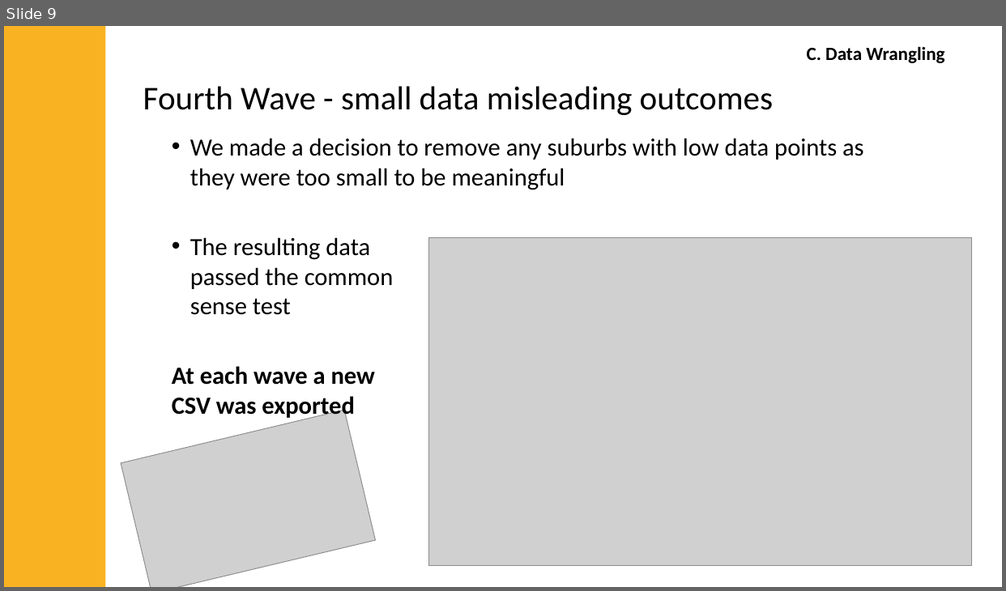
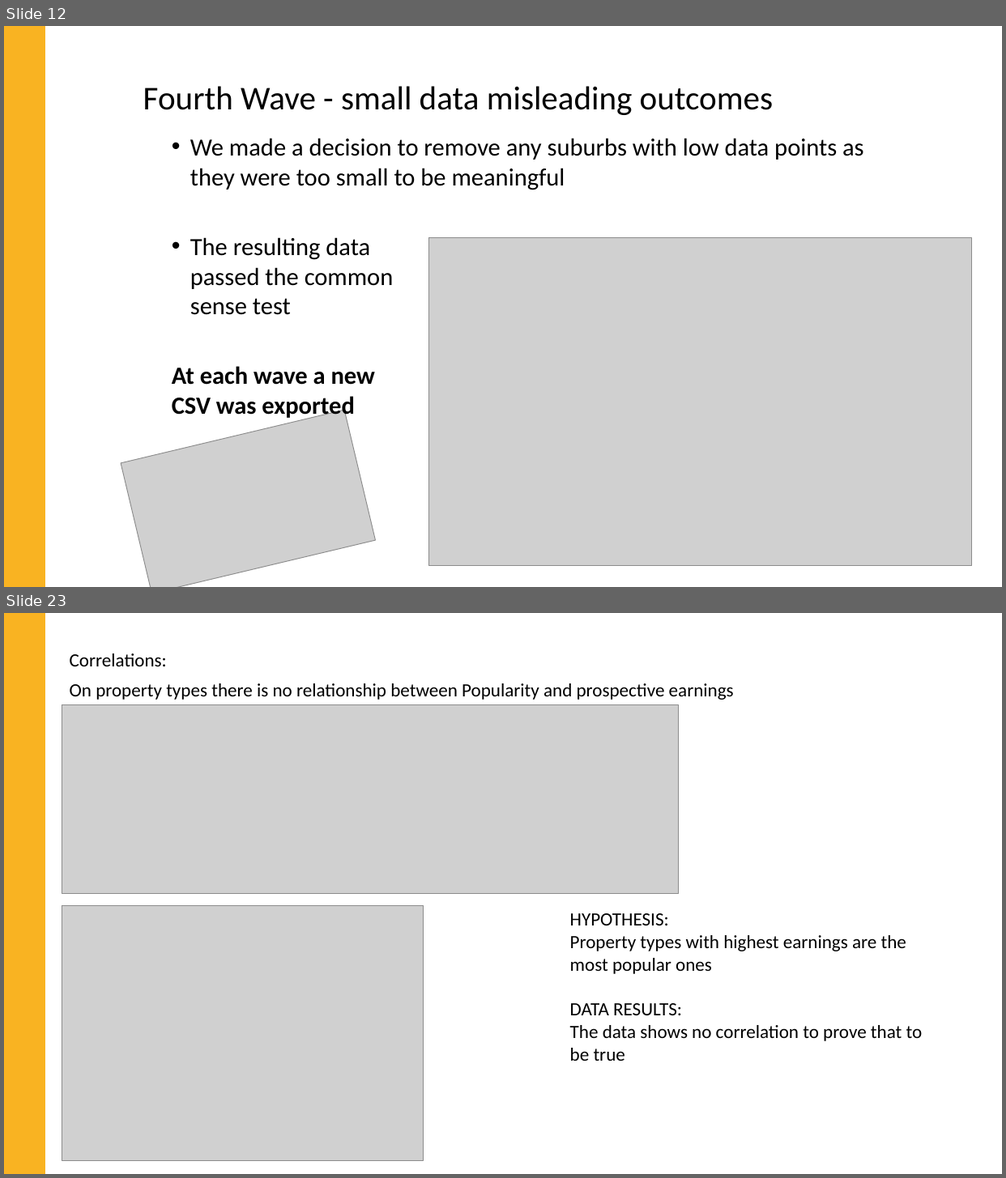
Before and after one commit to jMacProd/Project1, a slide deck: Presentation Slides/airbnbPresentationFinal.pptx. Shown one above the other, each under a label of ours: slide 9 before the commit, slides 12 and 23 after it; the slides between them are not shown. The pictures are 1006x591 and 1006x1178 pixels, drawn with LibreOffice and Linux fonts; fonts in the diff are those of the drawing; grey boxes stand for pictures. Boxes give left, top, right and bottom in pixels: in the first picture for what was removed or moved away, otherwise in the second. Text is boxed around its words. In the diff, an @@ line names an element or a change of style, - is before the commit and + after.

```diff
--- a/Presentation Slides/airbnbPresentationFinal.pptx
+++ b/Presentation Slides/airbnbPresentationFinal.pptx
@@ slide 23 added at <box>4,613,1002,1174</box>, background #FFFFFF @@
@@ rectangle added at <box>4,613,45,1174</box>, fill #F9B322 @@
@@ text added at <box>70,653,167,666</box>, 18 pt, text #000000 @@
+Correlations:
@@ text added at <box>70,683,734,700</box>, 18 pt, text #000000 @@
+On property types there is no relationship between Popularity and prospective earnings
@@ picture added at <box>62,705,679,894</box> @@
@@ picture added at <box>62,905,424,1161</box> @@
@@ text added at <box>570,914,923,1061</box>, 18 pt, text #000000 @@
+HYPOTHESIS:
+Property types with highest earnings are the most popular ones
+DATA RESULTS:
+The data shows no correlation to prove that to be true
@@ what was slide 9 is now slide 12 @@
@@ slide 12 changed as well @@
@@ rectangle: place and size @@
-rectangle at <box>4,26,106,587</box>
+rectangle at <box>4,26,45,587</box>
@@ text removed at <box>807,46,944,63</box> @@
-C. Data Wrangling
```
Also in this commit, not shown: 8 other slides changed, 16 other slides added, 4 other files.
